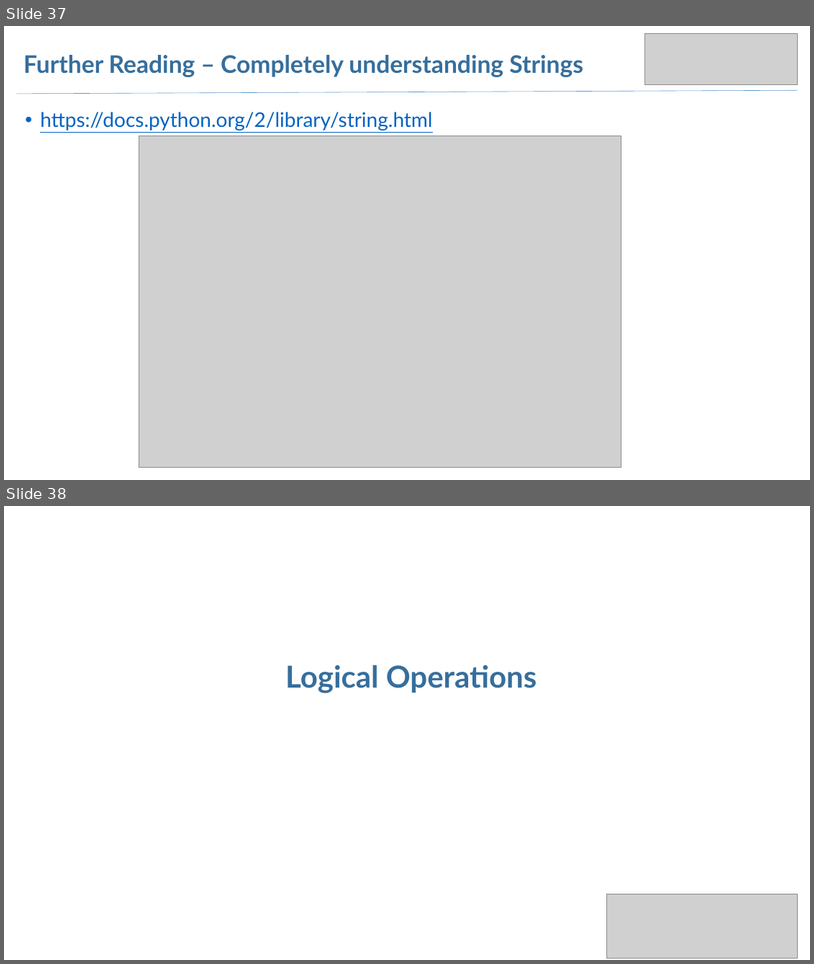
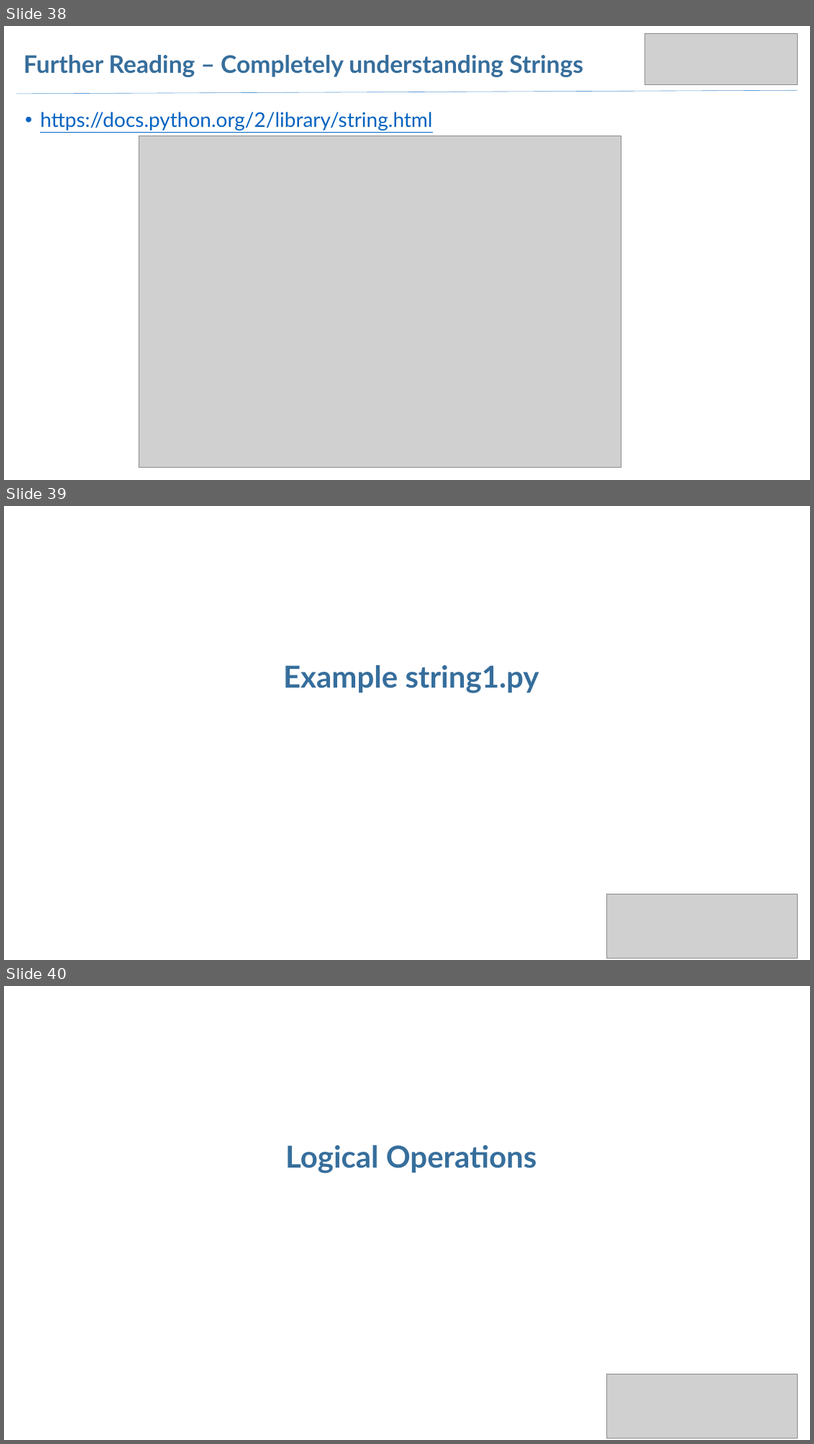
Before and after one commit to arjangvt/python-workshop, a slide deck: WorkshopSlides-Part1.pptx. Shown one above the other, each under a label of ours: slides 37 and 38 before the commit, slides 38, 39 and 40 after it. The pictures are 814x964 and 814x1444 pixels, drawn with LibreOffice and Linux fonts; fonts in the diff are those of the drawing; grey boxes stand for pictures. Boxes give left, top, right and bottom in pixels: in the first picture for what was removed or moved away, otherwise in the second. Text is boxed around its words. In the diff, an @@ line names an element or a change of style, - is before the commit and + after.

```diff
--- a/WorkshopSlides-Part1.pptx
+++ b/WorkshopSlides-Part1.pptx
@@ slide 39 added at [4, 506, 810, 960], background #FFFFFF @@
@@ title added at [283, 664, 540, 693], 36 pt, text #366E9C, bold @@
+Example string1.py
@@ picture added at [607, 894, 797, 958] @@
@@ what was slide 37 is now slide 38 @@
@@ what was slide 38 is now slide 40 @@
```
Also in this commit, not shown: 5 slides changed, 8 other slides added, 1 other file.
